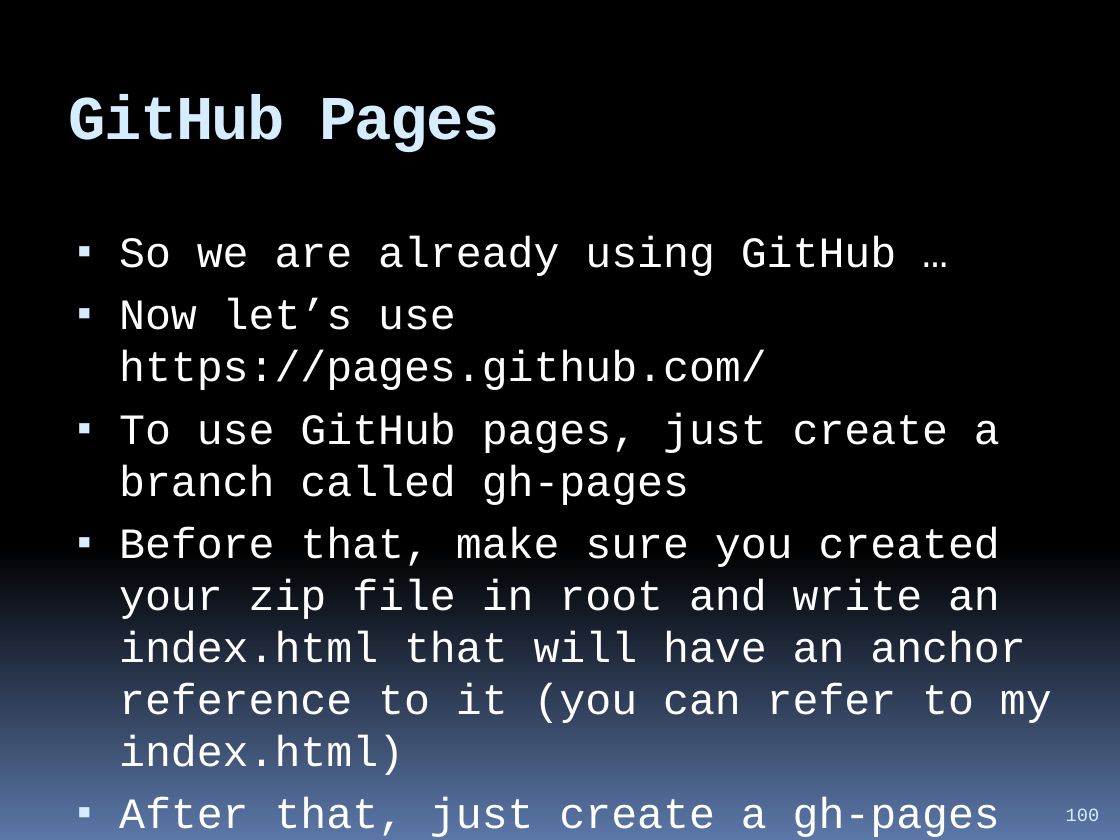
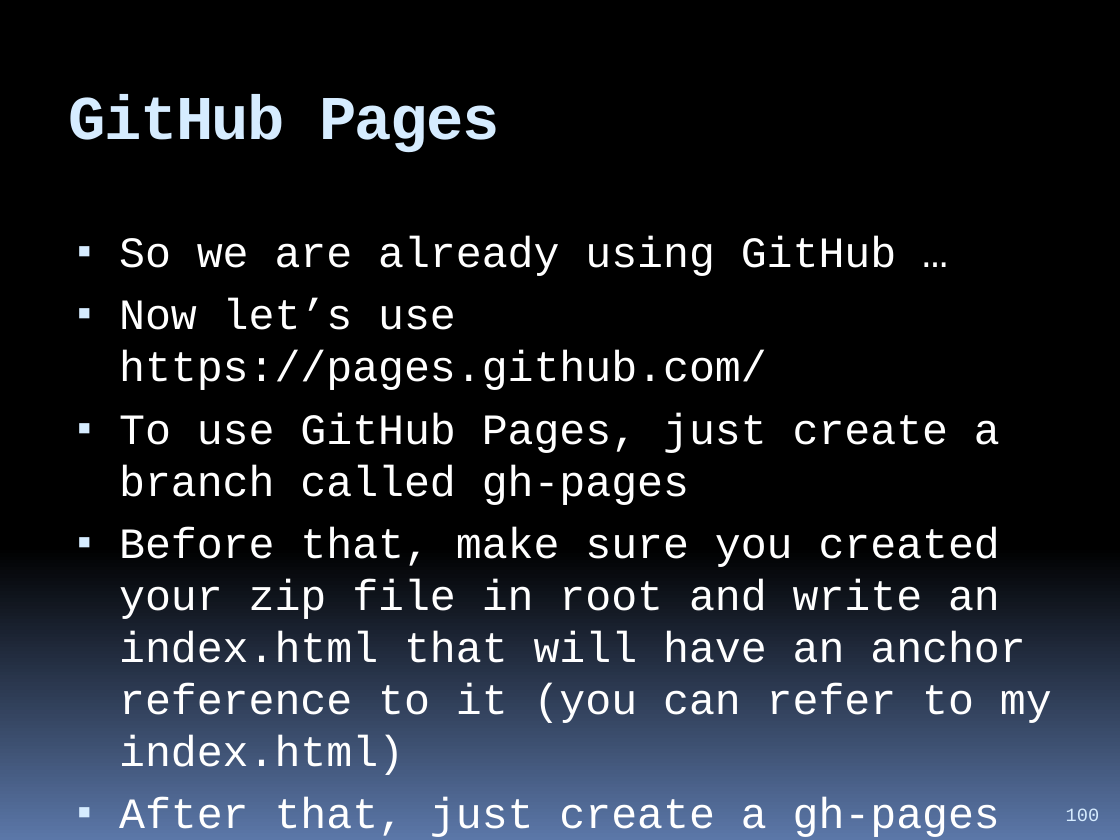
Before and after one commit to hchan/comp2613, a slide deck: slide 100 of coursePresentation.pptx. Drawn at 1120x840 pixels with LibreOffice and Linux fonts; fonts in the diff are those of the drawing. Boxes give left, top, right and bottom in pixels: in the first picture for what was removed or moved away, otherwise in the second. Text is boxed around its words. In the diff, an @@ line names an element or a change of style, - is before the commit and + after.

```diff
--- a/coursePresentation.pptx
+++ b/coursePresentation.pptx
@@ text at (119, 412, 1000, 505): text changed @@
-▪ To use GitHub pages, just create a branch called gh-pages
+▪ To use GitHub Pages, just create a branch called gh-pages
```
Also in this commit, not shown: 3 other slides changed, 1 slide added, 1 other file.
